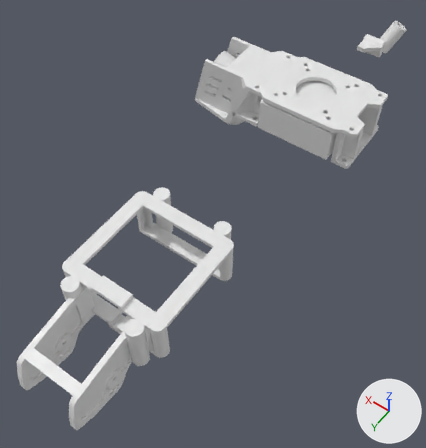
Two versions of the Blender file src/camera_mount.blend, one commit apart.
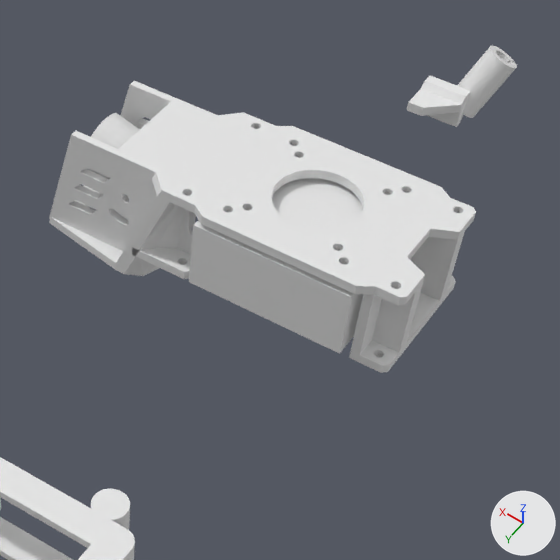
Each version appears first whole from a camera (50 mm lens) standing at (-80.8, 191.4, 177.3) and looking at (4.5, 72.0, -10.3), and next in a close-up on the part from 41% to 100% of the width and 0% to 57% of the height. Lighting does not change. The marker at lower right points along +X, +Y and +Z.

Names of what the first close-up shows: 'AirUnit', 'Camera.19mm', 'CameraMount.19mm', 'Example', 'VtxAntennaMount.Dual', 'VtxAntennaMountBase'.
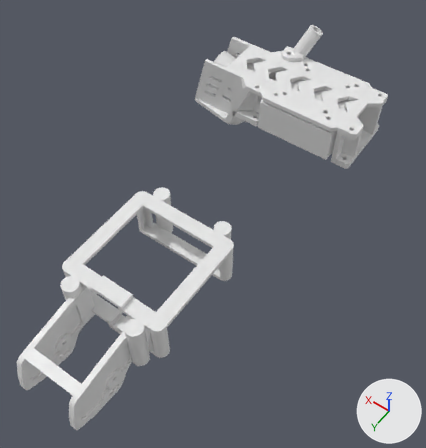
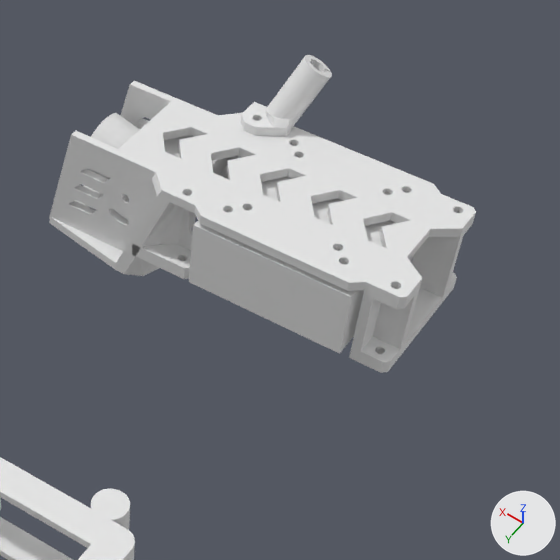
Location of each change, [x1, y1, x2, y2] in pixels of the close-ups (560 x 560 px; the box of a moved part takes in the faces that stretch with it):
'CameraMount.19mm', reshaped, modifiers changed
    both: [49, 81, 476, 373]
'VtxAntennaMount.Dual', moved
    before: [457, 45, 517, 118]
    after: [267, 55, 332, 128]
'VtxAntennaMountBase', reshaped, moved (17% narrower, 33% shorter)
    before: [407, 76, 470, 127]
    after: [240, 102, 292, 136]
part 1 of me_cylinder, deleted
    before: [272, 170, 364, 211]
part 2 of me_camera_holder, moved or reshaped
    before: [156, 112, 476, 373]
    after: [152, 113, 476, 373]
part 3 of me_camera_holder, moved or reshaped
    before: [132, 206, 193, 279]
    after: [132, 156, 238, 279]

Diff of the bpy script that builds the scene:
```diff
--- a/src/camera_mount.blend.py
+++ b/src/camera_mount.blend.py
@@ me_cylinder @@
 me_cylinder.from_pydata(...)  # 896 vertices, 474 faces; spans x -23.9..23.9, y -14.1..14.1, z -19.4..24.7
 # used by ob_frameholes; location = (0.0, 0.0, 0.0)
+# me_cylinder part 1: the loose piece of 128 vertices spanning x -8.1..9.9, y -9.0..9.0, z -3.8..20.6 is deleted
@@ me_camera_holder @@
 # used by ob_cameramount_19mm; location = (43.5, 0.0, 1.4)
-me_camera_holder.from_pydata(...)  # 137 vertices, 126 faces, 2 loose edges; spans x -69.5..15.0, y -17.5..0.0, z -16.5..10.0
+me_camera_holder.from_pydata(...)  # 138 vertices, 123 faces, 2 loose edges; spans x -69.5..15.0, y -17.5..0.0, z -16.5..10.0
+# me_camera_holder part 2: 25 vertices moved from x -69.5..-26.9, y -17.5..-7.3, z -10.0..10.0 to x -69.5..-26.5, y -17.5..-8.5, z -10.0..10.0; 8 vertices removed from x -63.5..-23.4, y -17.5..0.0, z 7.9..10.0; 9 vertices added at x -63.5..-14.5, y -17.5..0.0, z 6.9..10.0
+# me_camera_holder part 3: 7 vertices moved from x -23.7..-9.8, y -15.5..-7.9, z -8.0 to x -23.7..-9.8, y -15.5..-7.9, z -7.0
@@ me_cube_015 @@
 # used by ob_vtxantennamountbase; location = (0.0, -42.2, 2.6)
-me_cube_015.from_pydata(...)  # 18 vertices, 13 faces, 1 loose edge; spans x -9.43..0.0, y -3.0..6.34, z 5.06..12.1
+me_cube_015.from_pydata(...)  # 34 vertices, 30 faces; spans x -9.82..0.24, y -3.43..3.79, z 5.71..11.04
+# me_cube_015 part 4: the whole mesh is rebuilt
 me_cube_015.materials.append(mat_material_002)
@@ me_cube @@
+me_cube.from_pydata([(-0.76, 0.0, -2.0), (-0.76, 0.0, 6.2), (-4.48, 4.97, -2.0), (-4.48, 4.97, 6.2), (3.24, 0.0, -2.0), (3.24, 0.0, 6.2), (-0.48, 4.97, -2.0), (-0.48, 4.97, 6.2), (-4.48, -4.97, -2.0), (-4.48, -4.97, 6.2), (-0.48, -4.97, -2.0), (-0.48, -4.97, 6.2)], [], [(0, 1, 3, 2), (2, 3, 7, 6), (6, 7, 5, 4), (2, 6, 4, 0), (7, 3, 1, 5), (0, 8, 9, 1), (8, 10, 11, 9), (10, 4, 5, 11), (8, 0, 4, 10), (11, 5, 1, 9)])
@@ ob_cameramount_19mm @@
 _m = ob_cameramount_19mm.modifiers.new('Boolean.002', 'BOOLEAN')
 _m.object = ob_cameramountdecocut
+_m = ob_cameramount_19mm.modifiers.new('Boolean.003', 'BOOLEAN')
+_m.object = ob_arrows
@@ ob_vtxantennamount_dual @@
 ob_vtxantennamount_dual = bpy.data.objects.new('VtxAntennaMount.Dual', me_cylinder_007)
-ob_vtxantennamount_dual.location = (-9.6, -48.4, 13.7)
+ob_vtxantennamount_dual.location = (17.6, -18.4, 17.3)
 ob_vtxantennamount_dual.rotation_euler = (0.524, 0.0, -0.785)  # degrees (30, 0, -45)
@@ ob_vtxantennamountbase @@
 ob_vtxantennamountbase = bpy.data.objects.new('VtxAntennaMountBase', me_cube_015)
-ob_vtxantennamountbase.location = (0.0, -42.2, 2.6)
+ob_vtxantennamountbase.location = (25.9, -14.0, 3.7)
 _m = ob_vtxantennamountbase.modifiers.new('Boolean', 'BOOLEAN')
@@ ob_arrows @@
+ob_arrows = bpy.data.objects.new('Arrows', me_cube)
+ob_arrows.location = (-12.29, 0.0, 8.12)
+_m = ob_arrows.modifiers.new('Array', 'ARRAY')
+_m.count = 5
+_m.relative_offset_displace = (1.5, 0.0, 0.0)
+ob_arrows.hide_set(True)
```
